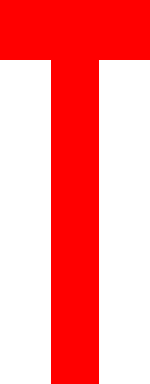
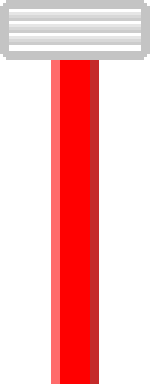
Before/after of a 150×384 layered artwork. What changed in the layer stack:
painted on "Layer" over 0, 0, 150, 384
hid "Hitbox" over 0, 0, 150, 60
